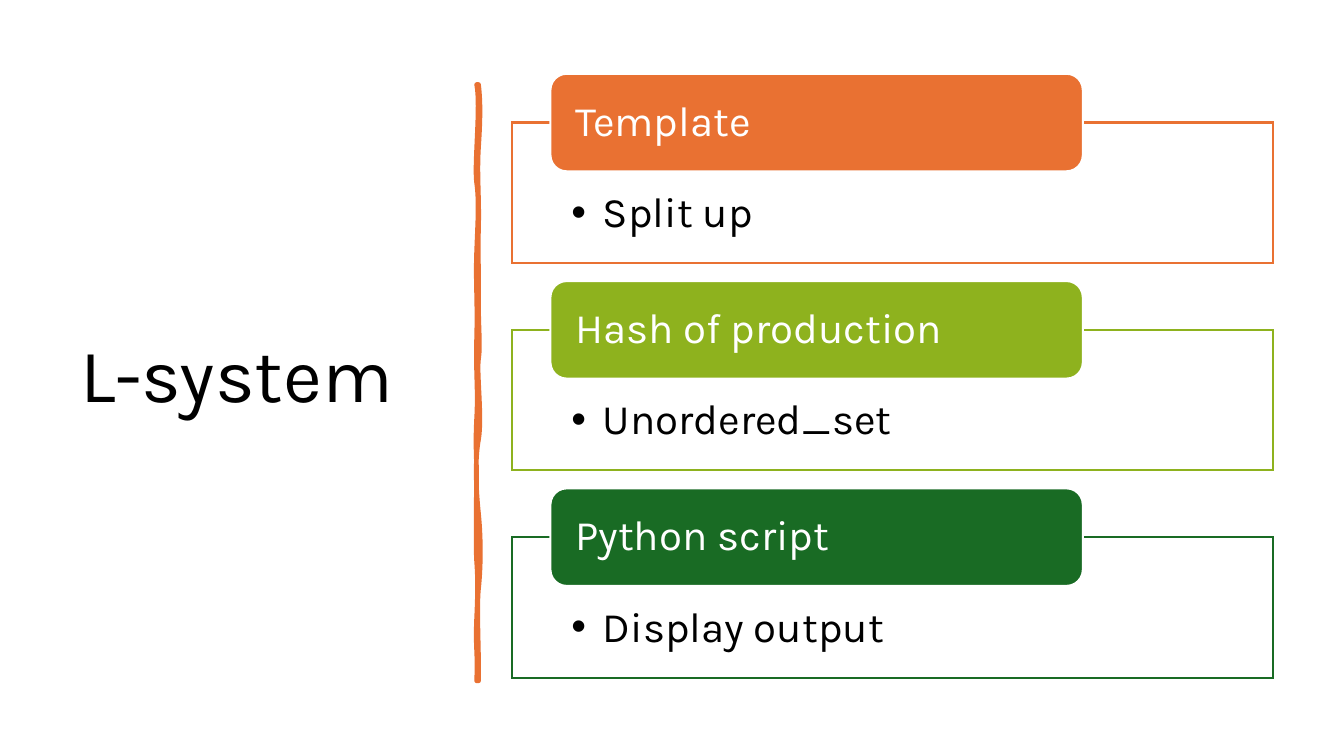
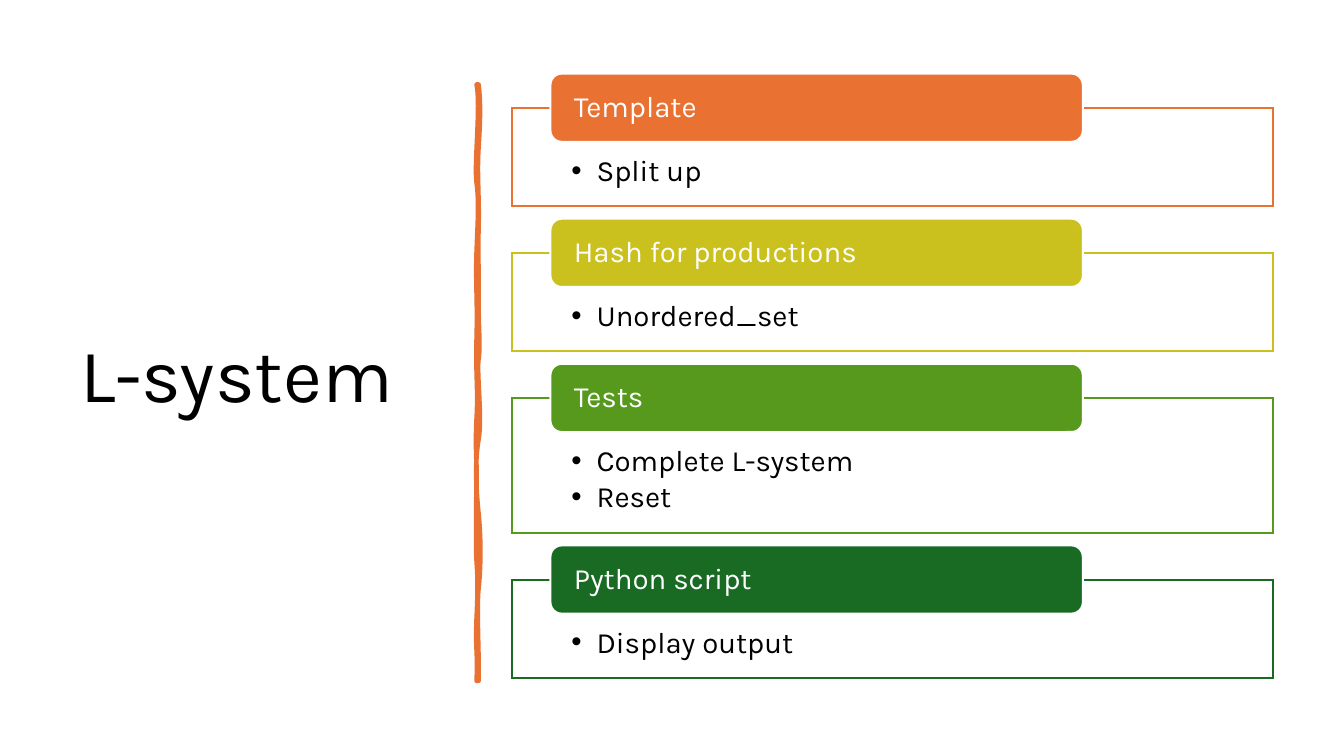
Before and after one commit to St3N1/3-data-structures, a slide deck: slide 3 of labos/07_project/presentation.pptx. Drawn at 1344x756 pixels with LibreOffice and Linux fonts; fonts in the diff are those of the drawing. Boxes give left, top, right and bottom in pixels: in the first picture for what was removed or moved away, otherwise in the second. Text is boxed around its words. In the diff, an @@ line names an element or a change of style, - is before the commit and + after.

```diff
--- a/labos/07_project/presentation.pptx
+++ b/labos/07_project/presentation.pptx
@@ rounded rectangle: place and size @@
-rounded rectangle at bbox=[551, 74, 1083, 171]
+rounded rectangle at bbox=[551, 74, 1083, 142]
@@ text "Template" at bbox=[574, 97, 697, 124]: size 30 to 21 pt; less space between paragraphs @@
@@ text "Split up": place and size @@
-text "Split up" at bbox=[603, 198, 753, 237]
+text "Split up" at bbox=[597, 161, 701, 188]
@@ rectangle: place and size @@
-rectangle at bbox=[512, 123, 1273, 264]
+rectangle at bbox=[512, 108, 1273, 207]
@@ size 30 to 21 pt; indent changed; less space between paragraphs in 3 elements at bbox=[597, 633, 793, 660], bbox=[597, 161, 701, 188], bbox=[597, 306, 799, 327] @@
@@ text "Unordered_set": place and size @@
-text "Unordered_set" at bbox=[603, 405, 892, 435]
+text "Unordered_set" at bbox=[597, 306, 799, 327]
@@ text removed at bbox=[575, 314, 942, 353] @@
-Hash of production
@@ rounded rectangle: place and size @@
-rounded rectangle at bbox=[551, 281, 1083, 379]
+rounded rectangle at bbox=[551, 364, 1083, 433]
@@ rounded rectangle at bbox=[551, 364, 1083, 433]: fill #8EB21E to #56991D @@
@@ group added at bbox=[512, 219, 1273, 508]: 3 texts, 1 rectangle, 1 rounded rectangle @@
+Hash for productions
+  • Complete L-system
+  • Reset
+Tests
@@ rectangle: place and size @@
-rectangle at bbox=[512, 330, 1273, 471]
+rectangle at bbox=[512, 398, 1273, 533]
@@ rectangle at bbox=[512, 398, 1273, 533]: outline #8EB21E 1.5 pt to #56991D 1.5 pt @@
@@ rounded rectangle: place and size @@
-rounded rectangle at bbox=[551, 488, 1083, 586]
+rounded rectangle at bbox=[551, 545, 1083, 614]
@@ text "Python script" at bbox=[574, 569, 751, 596]: size 30 to 21 pt; less space between paragraphs @@
@@ text "Python script": place and size @@
-text "Python script" at bbox=[575, 521, 829, 561]
+text "Python script" at bbox=[574, 569, 751, 596]
@@ text "Display output": place and size @@
-text "Display output" at bbox=[603, 613, 884, 653]
+text "Display output" at bbox=[597, 633, 793, 660]
@@ rectangle: place and size @@
-rectangle at bbox=[512, 537, 1273, 679]
+rectangle at bbox=[512, 580, 1273, 679]
```
Also in this commit, not shown: 1 other file.
